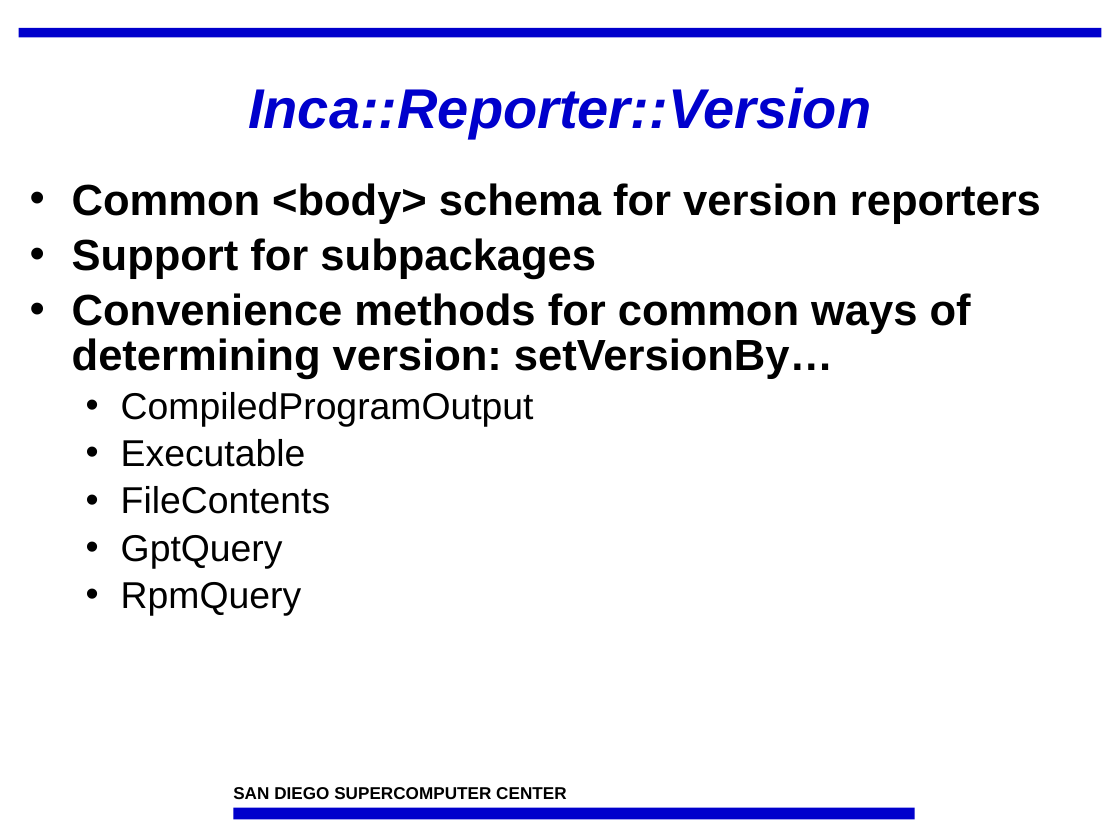
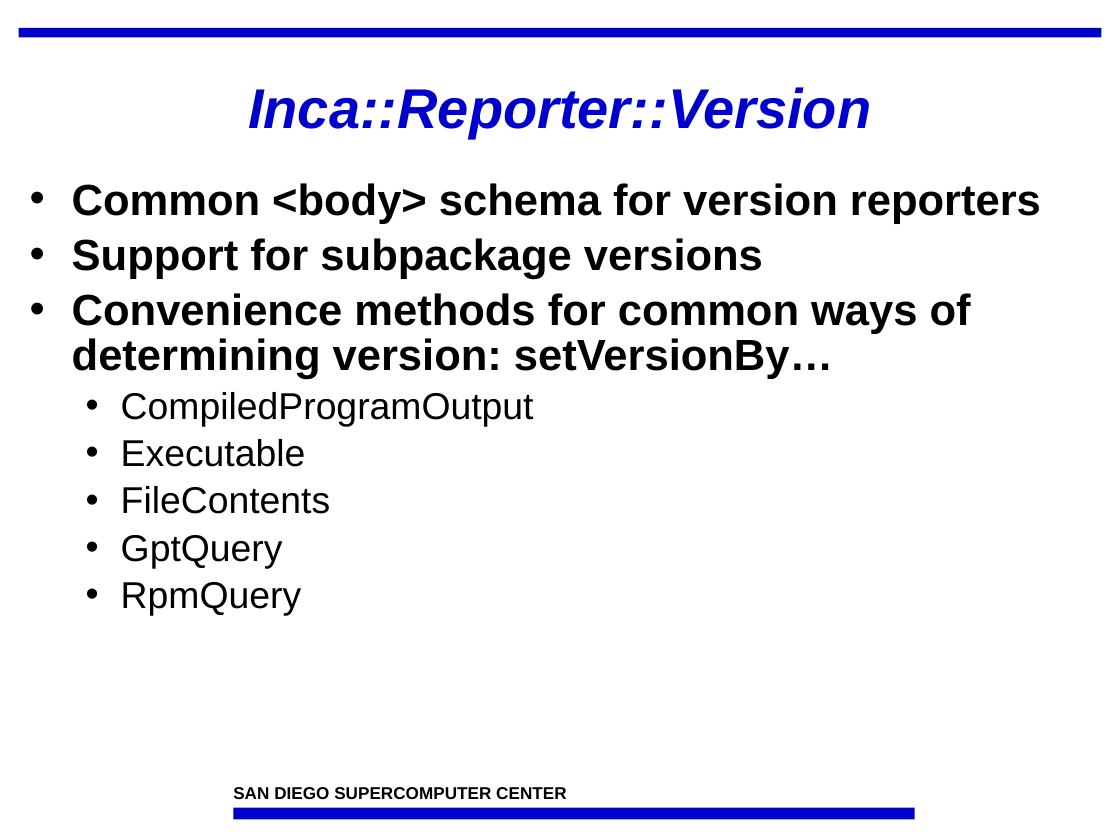
Before and after one commit to IncaProject/inca-xsede, a slide deck: slide 11 of talks/incaReporters.ppt (slide 10 before the commit). Drawn at 1120x840 pixels with LibreOffice and Linux fonts; fonts in the diff are those of the drawing; background and template pictures are left out. Boxes give left, top, right and bottom in pixels: in the first picture for what was removed or moved away, otherwise in the second. Text is boxed around its words. In the diff, an @@ line names an element or a change of style, - is before the commit and + after.

```diff
--- a/talks/incaReporters.ppt
+++ b/talks/incaReporters.ppt
@@ text at (72,238,763,279): text changed @@
-• Support for subpackages
+• Support for subpackage versions
```
Also in this commit, not shown: 4 other slides changed, 2 slides added.
